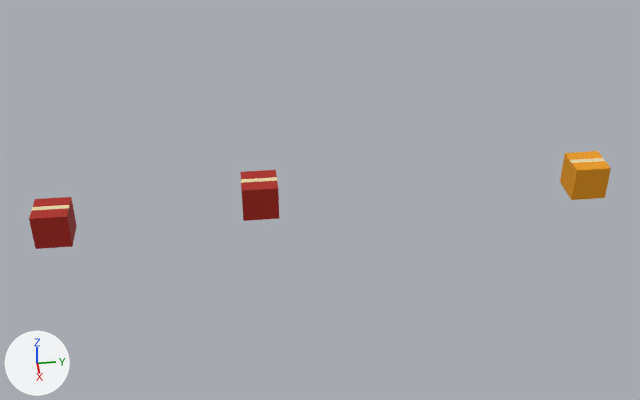
Two versions of the Blender file package/package.blend, one commit apart.
Rendered twice from a 50 mm camera at (16.95, -8.13, 11.11) aimed at (0.01, -6.21, 0.17). The axes (+X, +Y, +Z) are drawn at lower left. The lights are the same throughout.

Objects in the first picture: 'Cube.001-noimp.002', 'Cube.001-noimp.003', 'Cube.002-rigid', 'Plane.001-noimp.003'.
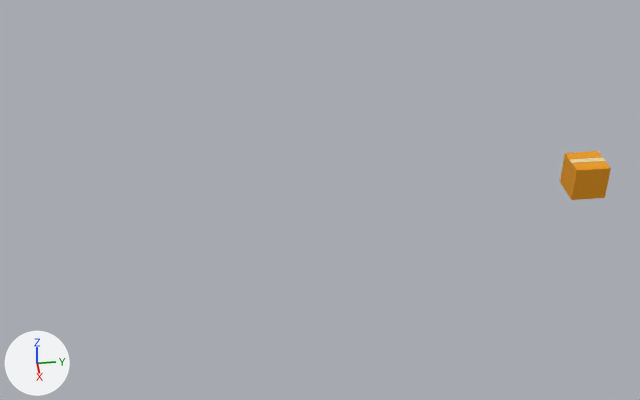
Changed parts and their boxes [x1, y1, x2, y2] in the pictures (640 x 400 px):
```json
{"object": "Cube.001-noimp.003", "change": "deleted", "before": [29, 197, 77, 249], "on screen": "red"}
{"object": "Cube.001-noimp.002", "change": "deleted", "before": [240, 170, 279, 221], "on screen": "red", "faces in mat_material_003 (red #ae2012)": [240, 170, 279, 221], "faces in mat_material_002 (beige #e9d8a6)": [241, 177, 277, 183]}
{"object": "Plane.001-noimp.003", "change": "deleted", "before": [31, 205, 70, 211]}
```

Scene script edits in JSON lines:
```json
{"op": "remove", "block": "ob_cube_001_noimp_002", "code": ["ob_cube_001_noimp_002 = bpy.data.objects.new('Cube.001-noimp.002', me_cube_003)", "ob_cube_001_noimp_002.location = (0.0, -7.58, 0.0)", "ob_cube_001_noimp_002.scale = (0.4, 0.4, 0.4)"]}
{"op": "remove", "block": "ob_cube_001_noimp_003", "code": ["ob_cube_001_noimp_003 = bpy.data.objects.new('Cube.001-noimp.003', me_cube_004)", "ob_cube_001_noimp_003.location = (0.0, -12.18, 0.0)", "ob_cube_001_noimp_003.scale = (0.4, 0.4, 0.4)"]}
{"op": "remove", "block": "ob_plane_001_noimp_003", "code": ["ob_plane_001_noimp_003 = bpy.data.objects.new('Plane.001-noimp.003', me_plane_004)", "ob_plane_001_noimp_003.location = (0.0, -12.18, 0.4)", "ob_plane_001_noimp_003.rotation_euler = (0.0, 0.0, 1.571)  # degrees (0, 0, 90)", "ob_plane_001_noimp_003.scale = (0.402, 0.072, 0.183)"]}
```
